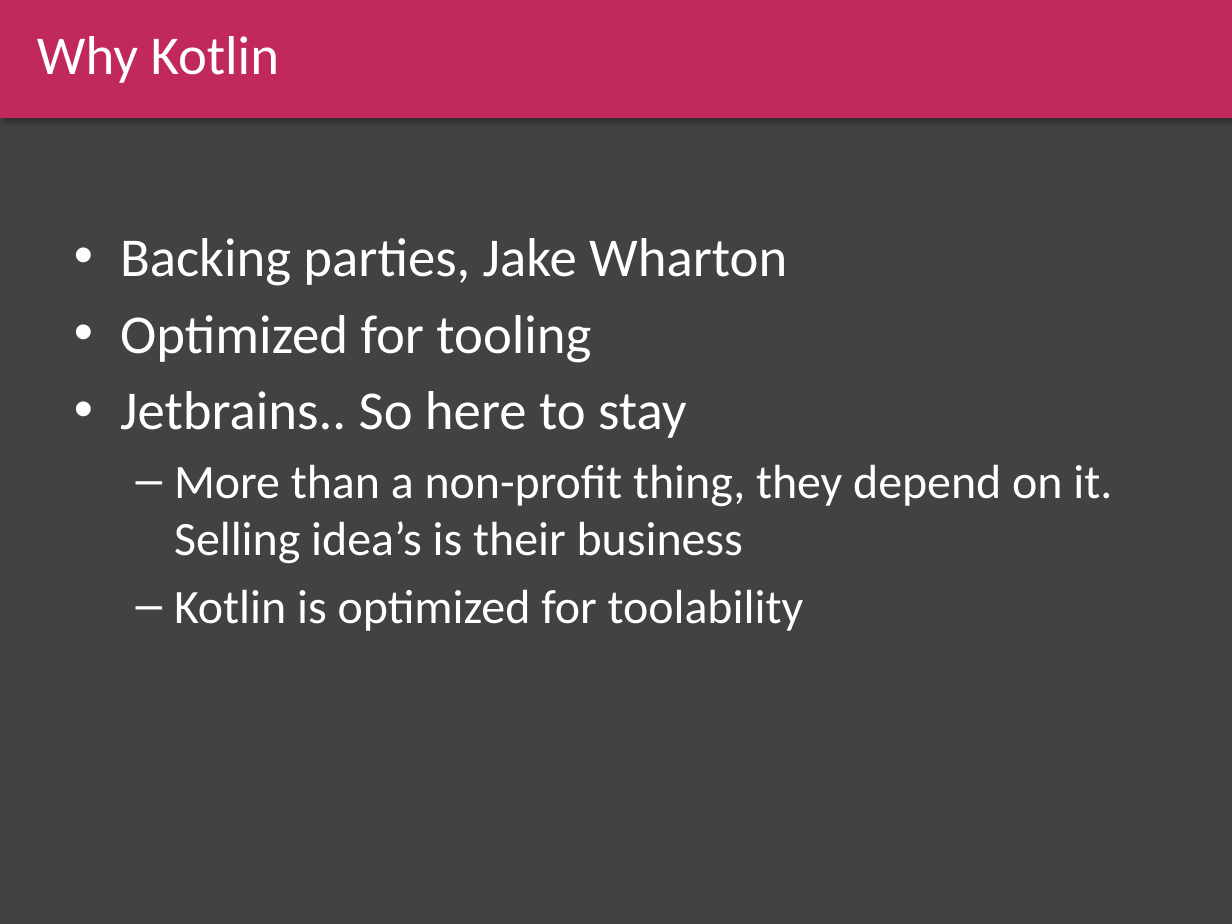
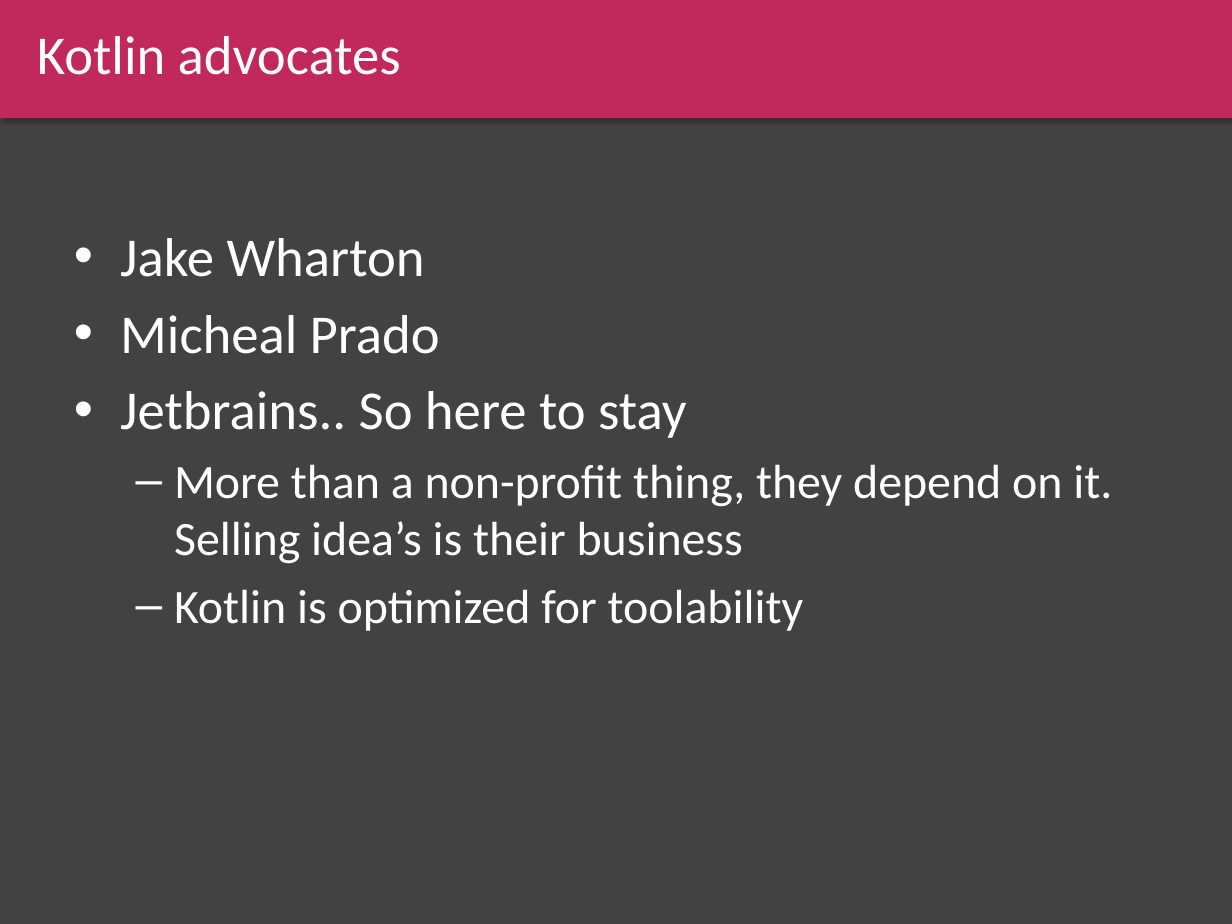
Before and after one commit to Endran/KotlinExample, a slide deck: slide 16 of Kotlin.pptx (slide 13 before the commit). Drawn at 1232x924 pixels with LibreOffice and Linux fonts; fonts in the diff are those of the drawing. Boxes give left, top, right and bottom in pixels: in the first picture for what was removed or moved away, otherwise in the second. Text is boxed around its words. In the diff, an @@ line names an element or a change of style, - is before the commit and + after.

```diff
--- a/Kotlin.pptx
+++ b/Kotlin.pptx
@@ text in rectangle at box(37, 36, 401, 75): text changed @@
-Why Kotlin
+Kotlin advocates
@@ text at box(120, 238, 440, 354): text changed @@
-• Backing parties, Jake Wharton
-• Optimized for tooling
+• Jake Wharton
+• Micheal Prado
```
Also in this commit, not shown: 3 other slides changed, 4 slides added.
